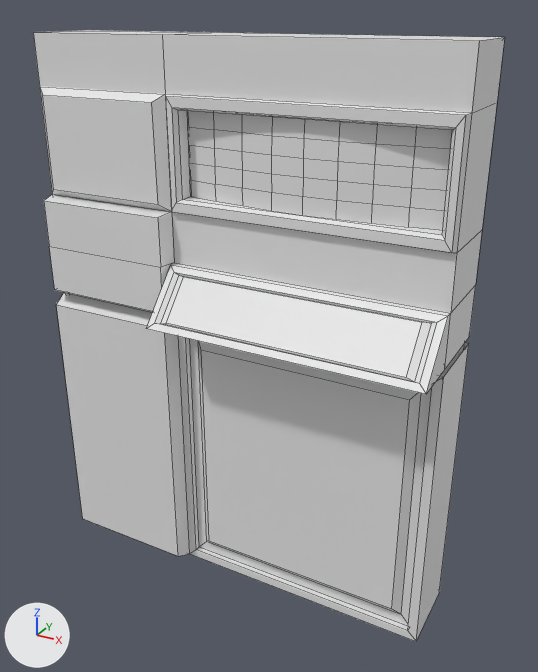
Two versions of the FBX model Assets/Meshes/SM_PC_2.fbx, one commit apart.
Both versions are drawn from a 50 mm lens placed at (-3.62, -3.77, 2.85), pointed at (-5.23, -0.84, 1.38). The lights are fixed; the arrows at lower left show +X, +Y and +Z. Mesh edges are drawn as thin lines. Where no turn or scale is listed for an object, it has been applied to the vertices.

Objects in the first picture: 'SM_PC_2'.
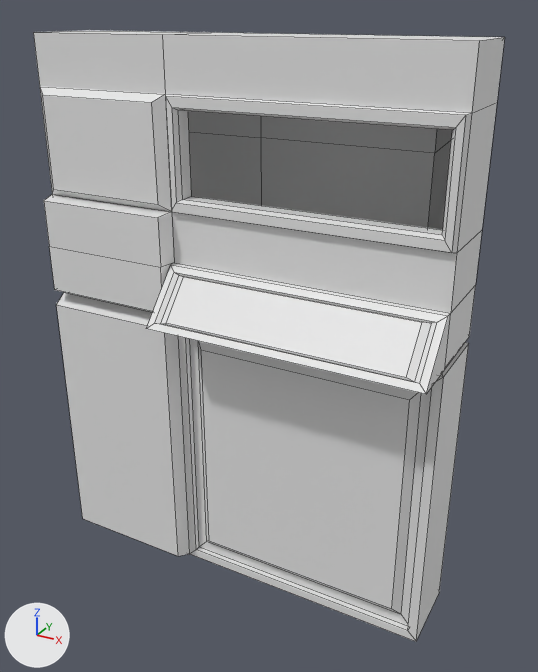
What differs and where, as boxes (x1, y1, x2, y2) in the pictures (538 x 672 px; the box of a moved part takes in the faces that stretch with it):
part 1 of me_cube_019, deleted
    before: (187, 111, 452, 230)
part 2 of me_cube_019, moved or reshaped
    both: (64, 292, 468, 376)

Diff of the bpy script that builds the scene:
```diff
--- a/Assets/Meshes/SM_PC_2.fbx.py
+++ b/Assets/Meshes/SM_PC_2.fbx.py
@@ me_cube_019 @@
 me_cube_019.from_pydata(...)  # 190 vertices, 173 faces; spans x -1.36..0.65, y -0.61..0.37, z 0.0..2.65
 # used by ob_sm_pc_2; location = (-4.938, -0.736, 0.105)
 # verts and faces of me_cube_019; kept vertices keep their numbers, new ones are numbered from 190
 # before: 44 (-1.09, 0.35, 1.33), 45 (-1.09, 0.35, 1.21), 46 (-0.64, -0.33, 1.36), 47 (-0.64, -0.33, 1.47), 48 (0.63, -0.35, 1.49)
 # before: 49 (0.63, -0.35, 1.35), 62 (-0.6, 0.33, 1.32), 63 (-0.6, 0.33, 1.23), 64 (0.3, 0.35, 1.33), 65 (0.3, 0.35, 1.21)
 # before: 66 (-1.34, -0.35, 1.35), 67 (-1.34, -0.35, 1.49), 108 (-1.34, 0.0, 1.35), 111 (-1.34, 0.0, 1.49), 112 (0.63, 0.0, 1.35)
 # before: 113 (0.63, 0.0, 1.49)
+# me_cube_019 part 1: the loose piece of 54 vertices spanning x -0.58..0.58, y -0.36..-0.3, z 1.97..2.35 is deleted
+# me_cube_019 part 2
+for i in [44, 47, 62, 64]: verts[i] += (0.0, 0.0, -0.03)
+for i in [45, 46, 65]: verts[i] += (0.0, 0.0, 0.06)
+for i in [48, 67, 111, 113]: verts[i] += (0.0, 0.0, -0.04)
+for i in [49, 63, 66, 108, 112]: verts[i] += (0.0, 0.0, 0.05)
```
